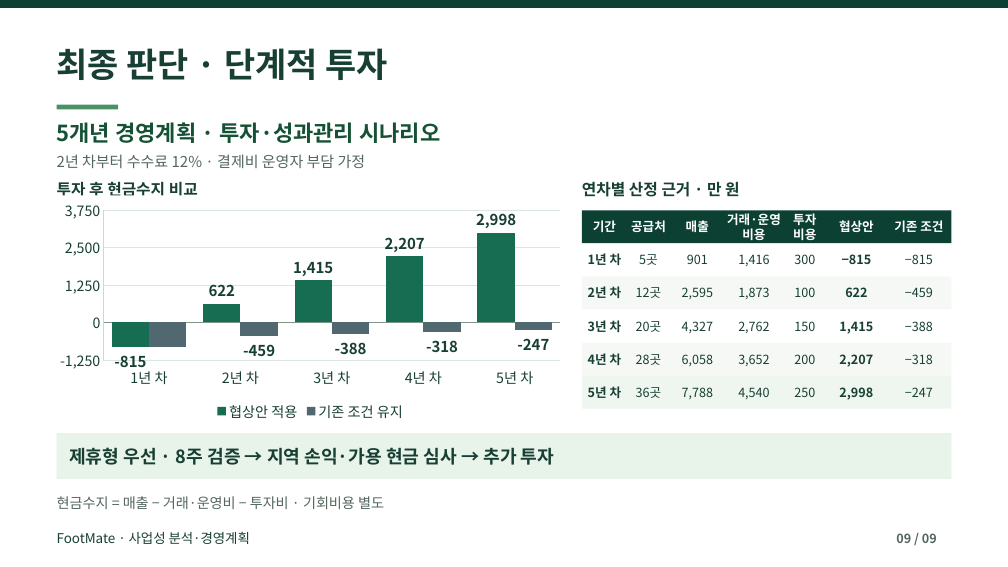
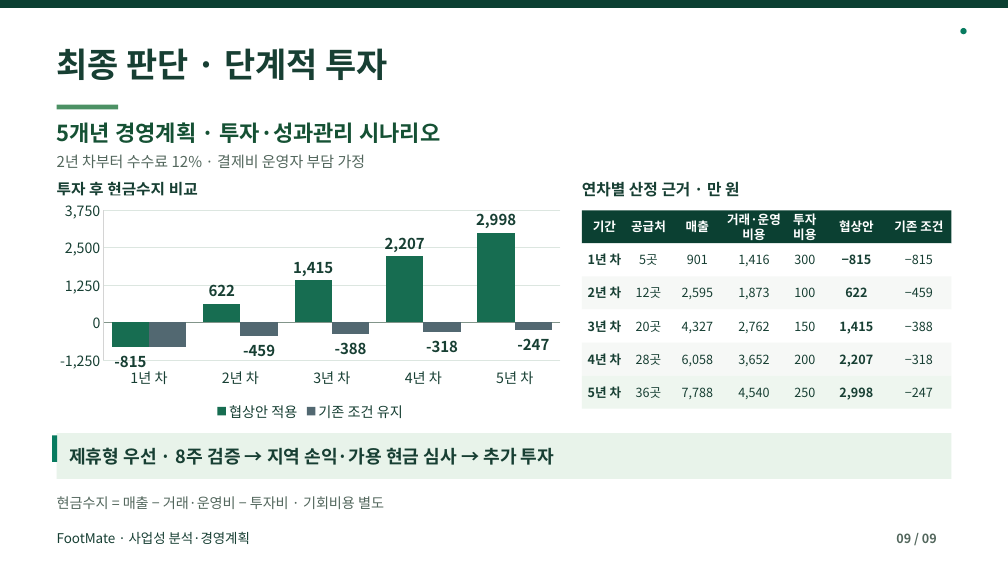
Before and after one commit to dohyunkimmm/footmate-case-study, a slide deck: slide 9 of src/case-study/downloads/footmate_report.pptx. Drawn at 1008x567 pixels with LibreOffice and Linux fonts; fonts in the diff are those of the drawing. Boxes give left, top, right and bottom in pixels: in the first picture for what was removed or moved away, otherwise in the second. Text is boxed around its words. In the diff, an @@ line names an element or a change of style, - is before the commit and + after.

```diff
--- a/src/case-study/downloads/footmate_report.pptx
+++ b/src/case-study/downloads/footmate_report.pptx
@@ ellipse added at <box>960,28,966,34</box>, fill #087B60 @@
@@ rectangle added at <box>52,436,57,462</box>, fill #087B60 @@
```
Also in this commit, not shown: 8 other slides changed, 19 other files.
